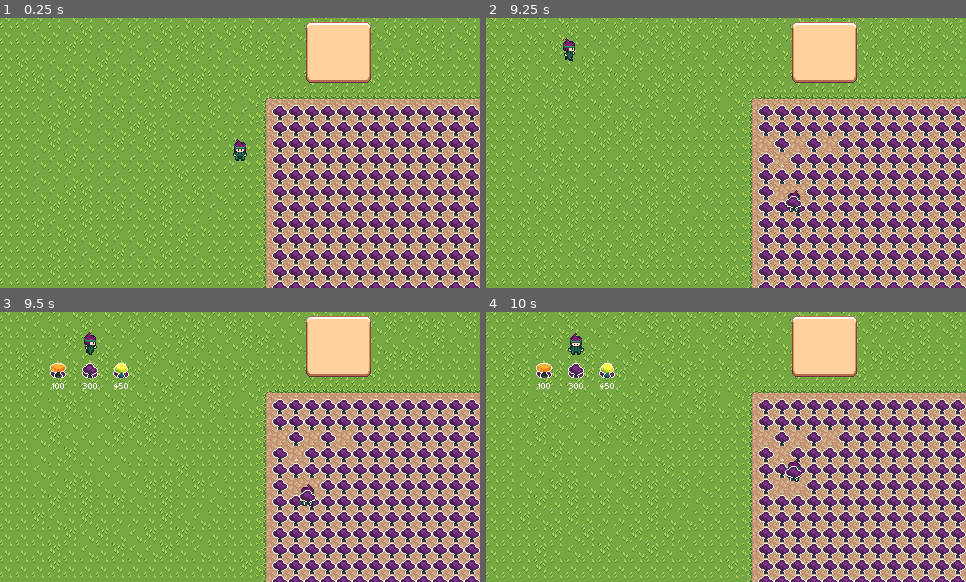
Above: before the commit, frames 1-4 (two rows, left to right).
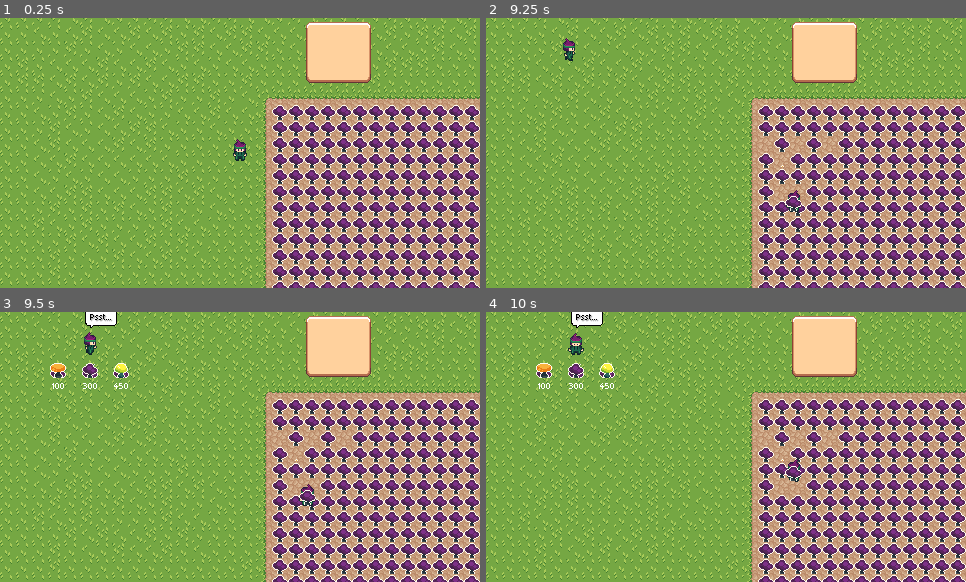
Above: after the commit, the same moments.

Repository: Jukaio/GGJ2024
Game: Godot game, scene res://scenes/EntryPoint.tscn
The game is run twice, just before and just after one commit, with the same random seed, the same clock (stepped at 60 frames per second) and the same inputs.
Inputs:
- Up to frame 1 (0.25 s): no input
- Up to frame 2 (9.25 s): tap Enter (Start) at 0.5, 0.6, 2, 2.1, 3.5, 3.6, 5, 5.1, 6.6, 8.1 s; hold D (right) 0.53-1.28 s; hold S (down) 1.28-2.03 s; tap Space (interact) every 1.5 s from 1.35 to 8.85 s; hold D (right) 2.03-2.78 s; hold W (up) 2.78-3.53 s; hold A (left) 3.53-5.03 s; hold S (down) 5.03-5.78 s; hold D (right) 5.78-6.53 s; hold W (up) 6.53-7.28 s; hold D (right) 7.28-8.03 s; hold S (down) 8.03-8.78 s; hold A (left) from 8.78 s (still down)
- Up to frame 3 (9.5 s): keep holding A (left)
- Up to frame 4 (10 s): release A (left) at 9.53 s; hold W (up) from 9.53 s (still down); tap Enter (Start) at 9.6 s

Frames 1-2 are identical in both runs. In frame 3, 0.3% of the frame differs, in the area x 17-25%, y 0-6%; in frame 4, 0.3%.

Commit message:
speechbubble

Diff:
--- a/scenes/EntryPoint.tscn
+++ b/scenes/EntryPoint.tscn
@@ -7,7 +7,9 @@
 [ext_resource type="Script" path="res://scripts/CropsGrid.gd" id="7_ha7gq"]
 [ext_resource type="Script" path="res://scripts/ShopKeepCharacter.gd" id="8_sxq4o"]
 [ext_resource type="PackedScene" uid="uid://boqqccurcgfef" path="res://prefabs/ShopKeeperSpriteAnimator.tscn" id="8_wd16a"]
+[ext_resource type="Texture2D" uid="uid://bn0vxmmg2f4uu" path="res://graphics/ui/speechbubble.png" id="9_d2fsl"]
 [ext_resource type="PackedScene" uid="uid://ds03x1hp3883r" path="res://prefabs/purchase_slot.tscn" id="10_ugskk"]
+[ext_resource type="Theme" uid="uid://d241x0ek7vt0u" path="res://fonts/theme.tres" id="11_irulp"]
 
 [sub_resource type="TileSetAtlasSource" id="TileSetAtlasSource_lpgvw"]
 texture = ExtResource("2_dqxue")
@@ -68,6 +70,20 @@
 [node name="PurchaseSlot3" parent="ShopKeeperCharacter" instance=ExtResource("10_ugskk")]
 position = Vector2(31, 24)
 
+[node name="SpeechBubbleSprite2D" type="Sprite2D" parent="ShopKeeperCharacter"]
+position = Vector2(11, -28)
+texture = ExtResource("9_d2fsl")
+
+[node name="Label" type="Label" parent="ShopKeeperCharacter/SpeechBubbleSprite2D"]
+offset_left = -11.0
+offset_top = -10.0
+offset_right = 29.0
+offset_bottom = 13.0
+theme = ExtResource("11_irulp")
+theme_override_colors/font_color = Color(0, 0, 0, 1)
+theme_override_colors/font_shadow_color = Color(0.701961, 0.701961, 0.701961, 1)
+text = "Psst..."
+
 [connection signal="shop_item_selected" from="ShopKeeperCharacter/PurchaseSlot1" to="PlayerCharacter" method="_on_purchase_slot_1_shop_item_selected"]
 [connection signal="shop_item_selected" from="ShopKeeperCharacter/PurchaseSlot2" to="PlayerCharacter" method="_on_purchase_slot_1_shop_item_selected"]
 [connection signal="shop_item_selected" from="ShopKeeperCharacter/PurchaseSlot3" to="PlayerCharacter" method="_on_purchase_slot_1_shop_item_selected"]
--- a/scripts/ShopKeepCharacter.gd
+++ b/scripts/ShopKeepCharacter.gd
@@ -9,13 +9,14 @@
 @onready var shopSlot1 : ShopPurchaseSlot = $PurchaseSlot1
 @onready var shopSlot2 : ShopPurchaseSlot = $PurchaseSlot2
 @onready var shopSlot3 : ShopPurchaseSlot = $PurchaseSlot3
-
+@onready var speechBubble : Sprite2D = $SpeechBubbleSprite2D
 
 @onready var animator : SpriteAnimator = $SpriteAnimator
 
 enum ShopKeeperState { ENTERING, SHOP_OPEN, EXITING, SHOP_CLOSED }
 
 var timeElapsed = 0.0
+var hideBubbleTimer = 0.0
 
 var state : ShopKeeperState = ShopKeeperState.SHOP_CLOSED
 
@@ -30,8 +31,7 @@
 	shopSlot2.visible = false
 	shopSlot3.visible = false
 
-
-	pass # Replace with function body.
+	speechBubble.visible = false
 
 
 # Called every frame. 'delta' is the elapsed time since the previous frame.
@@ -63,8 +63,17 @@
 				shopSlot2.visible = true
 				shopSlot3.visible = true
 
+				speechBubble.visible = true
+
+				hideBubbleTimer = 0
+
 		ShopKeeperState.SHOP_OPEN:
 			process_idle(Vector2.DOWN, delta)
+
+			hideBubbleTimer += delta
+
+			if hideBubbleTimer > 1.0:
+				speechBubble.visible = false
 
 			if timeElapsed > TimeForOpenShop:
 				state = ShopKeeperState.EXITING
Binary file added: graphics/ui/speechbubble.png
Not shown, added: graphics/ui/speechbubble.png.import
Not shown: 1 places in scenes/EntryPoint.tscn that only renumber resources
Not shown: 1 places in scenes/ui_canvas_layer.tscn that only renumber resources
